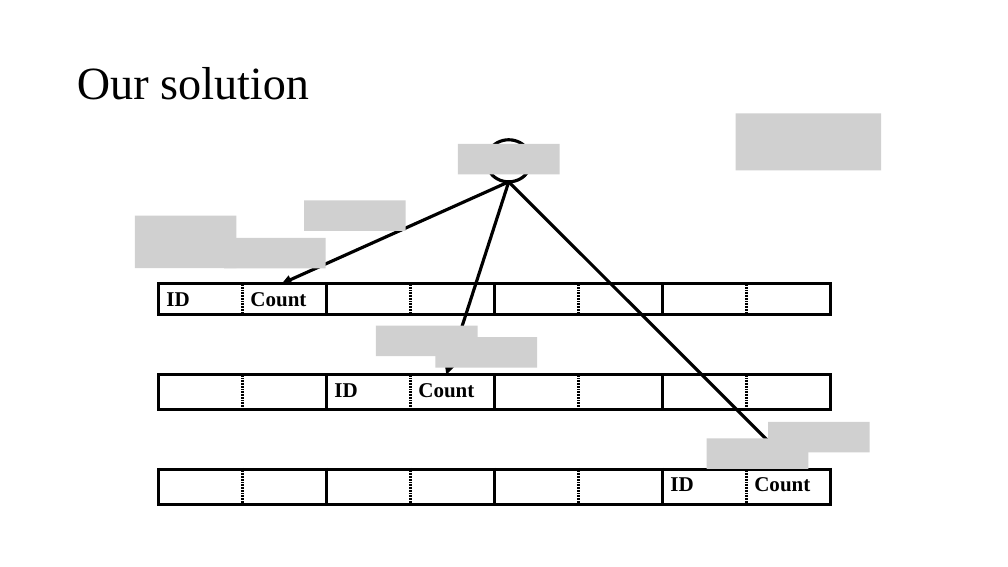
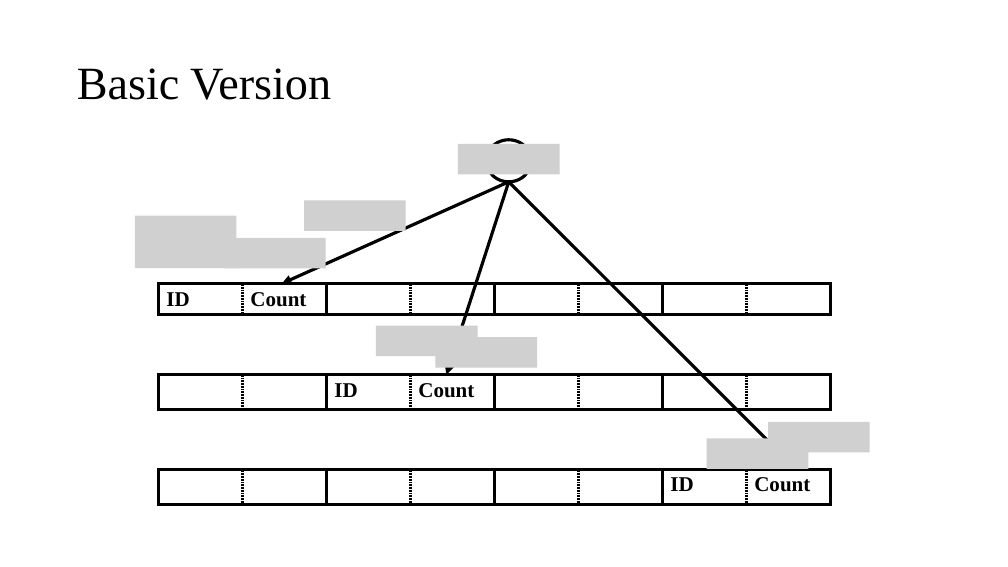
Before and after one commit to Lipox/Dimension, a slide deck: slide 18 of dimensions.pptx (slide 14 before the commit). Drawn at 1008x567 pixels with LibreOffice and Linux fonts; fonts in the diff are those of the drawing; grey boxes stand for pictures. Boxes give left, top, right and bottom in pixels: in the first picture for what was removed or moved away, otherwise in the second. Text is boxed around its words. In the diff, an @@ line names an element or a change of style, - is before the commit and + after.

```diff
--- a/dimensions.pptx
+++ b/dimensions.pptx
@@ title at [77, 68, 331, 100]: text changed @@
-Our solution
+Basic Version
@@ picture removed at [736, 113, 882, 170] @@
```
Also in this commit, not shown: 4 other slides changed, 15 slides added, 11 slides removed.
